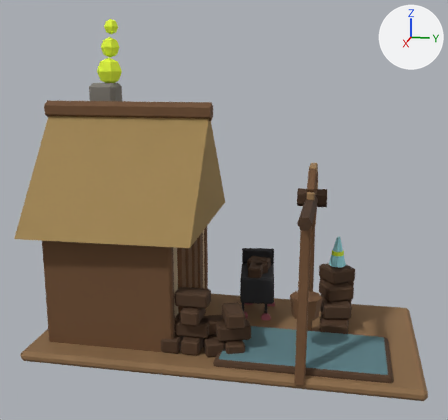
The FBX model client/CultOfComfort.Unity/Assets/Resources/Art/Models/peat_cut_l3.fbx, before and after one commit.
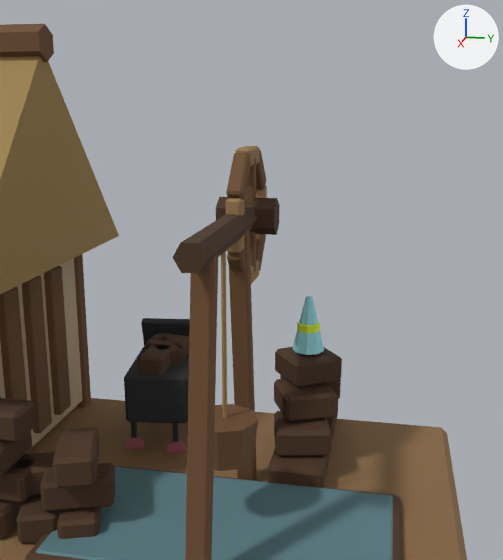
There are two pictures of each version: one whole from a 50 mm lens placed at (3.32, 0.63, 1.6), pointed at (0.02, -0.03, 0.77), one close up from a 50 mm lens placed at (1.81, 0.83, 1.13), pointed at (-0.05, 0.46, 0.67). The axes (+X, +Y, +Z) are drawn at upper right. The lights are the same throughout. The older version's two pictures come first. Where no turn or scale is listed for an object, it has been applied to the vertices. Vertices at exactly the same position are counted once.

In view in the first close-up: 'Building'.
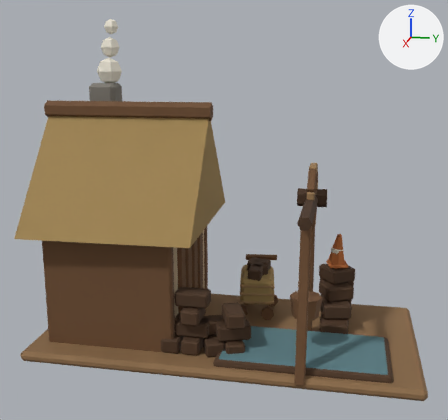
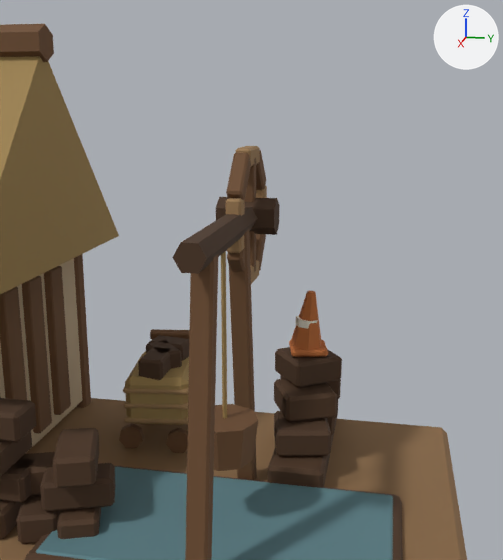
Pixel boxes [x1, y1, x2, y2] of what changed, in the close-ups (503 x 560 px; the box of a moved part takes in the faces that stretch with it):
part 1 of me_building, moved or reshaped: before [124, 345, 189, 423]; after [289, 340, 328, 357]
part 2 of me_building, added (brown): after [125, 351, 189, 425]
part 3 of me_building, added: after [124, 416, 188, 424]
part 4 of me_building, added: after [124, 401, 188, 409]
part 5 of me_building, added: after [123, 386, 188, 395]
part 6 of me_building, rebuilt: before [292, 296, 324, 355]; after [290, 291, 322, 350]
part 7 of me_building, added: after [150, 329, 190, 339]
part 8 of me_building, added (brown): after [166, 428, 188, 453]
part 9 of me_building, added (brown): after [119, 423, 144, 448]
part 10 of me_building, deleted (mostly hidden): before [172, 423, 179, 442]
part 11 of me_building, deleted (mostly hidden): before [131, 422, 138, 438]
part 12 of me_building, cut back: before [125, 318, 190, 453]; after [138, 335, 189, 380]
part 13 of me_building, moved or reshaped: before [297, 321, 320, 333]; after [295, 315, 318, 329]
part 14 of me_building, surface changed: [118, 316, 331, 456] in both

Edits to the bpy script that builds the scene:
```text
Change me_building:
    used by ob_building; location = (0.0, 0.0, 0.0)
    remove me_building.from_pydata(...)  # 1502 vertices, 1547 faces; spans x -0.58..0.54, y -1.08..1.06, z 0.0..1.82
    add me_building.from_pydata(...)  # 1554 vertices, 1621 faces; spans x -0.58..0.54, y -1.08..1.06, z 0.0..1.82
    me_building part 1: the loose piece of 24 vertices spanning x -0.43..-0.11, y 0.0..0.24, z 0.17..0.33 is scaled about its middle by (0.363, 0.55, 0.084), then moved by (0.02, 0.48, 0.16)
    me_building part 2: the loose piece of 24 vertices spanning x -0.43..-0.11, y 0.0..0.24, z 0.17..0.33 is copied, and the copy is moved by (0.0, 0.0, -0.01); it spans x -0.43..-0.11, y 0.0..0.24, z 0.16..0.32
    me_building part 3: the loose piece of 24 vertices spanning x -0.43..-0.11, y 0.0..0.24, z 0.17..0.33 is copied, and the copy is scaled about its middle by (1.06, 1.07, 0.0673), then moved by (0.0, 0.0, -0.07); it spans x -0.44..-0.1, y 0.0..0.24, z 0.17..0.19
    me_building part 4: the loose piece of 24 vertices spanning x -0.43..-0.11, y 0.0..0.24, z 0.17..0.33 is copied, and the copy is scaled about its middle by (1.06, 1.07, 0.0673), then moved by (0.0, 0.0, -0.02); it spans x -0.44..-0.1, y 0.0..0.24, z 0.22..0.24
    me_building part 5: the loose piece of 24 vertices spanning x -0.43..-0.11, y 0.0..0.24, z 0.17..0.33 is copied, and the copy is scaled about its middle by (1.06, 1.07, 0.0673), then moved by (0.0, 0.0, 0.03); it spans x -0.44..-0.1, y 0.0..0.24, z 0.27..0.29
    me_building part 6: the loose piece of 16 vertices spanning x -0.3..-0.2, y 0.55..0.65, z 0.41..0.57 is rebuilt with 14 vertices and now spans x -0.3..-0.2, y 0.54..0.64, z 0.41..0.59
    me_building part 7: a new loose piece of 24 vertices spanning x -0.47..-0.41, y 0.02..0.22, z 0.34..0.38, in mat_palette (picture img_palette_png)
    me_building part 8: a new loose piece of 14 vertices spanning x -0.18..-0.14, y 0.16..0.24, z 0.06..0.14, in mat_palette (picture img_palette_png)
    me_building part 9: a new loose piece of 14 vertices spanning x -0.18..-0.14, y 0.0..0.08, z 0.06..0.14, in mat_palette (picture img_palette_png)
    me_building part 10: the loose piece of 8 vertices spanning x -0.17..-0.15, y 0.18..0.2, z 0.07..0.19 is deleted
    me_building part 11: the loose piece of 8 vertices spanning x -0.17..-0.15, y 0.04..0.06, z 0.07..0.19 is deleted
    me_building part 12: 24 vertices moved within x -0.38..-0.14, y 0.06..0.18, z 0.31..0.38; 136 vertices removed from x -0.49..-0.13, y 0.0..0.22, z 0.04..0.43; 48 vertices added at x -0.39..-0.13, y 0.05..0.19, z 0.31..0.37
    me_building part 13: 1 vertex moved within x -0.25, y 0.56, z 0.49; 15 vertices removed from x -0.28..-0.21, y 0.56..0.64, z 0.47..0.49; 13 vertices added at x -0.29..-0.21, y 0.56..0.63, z 0.48..0.51
    me_building part 14: 1339 kept faces spanning x -0.58..0.54, y -1.08..1.06, z 0.0..1.82 get new texture (UV) coordinates
    other edits to the shape of me_building do not show in these pictures
```
